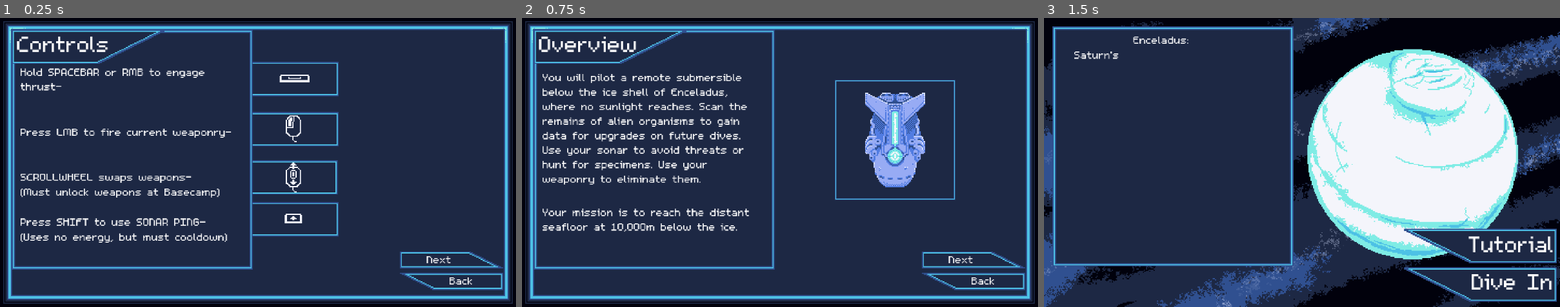
Above: before the commit, frames 1-3 (left to right).
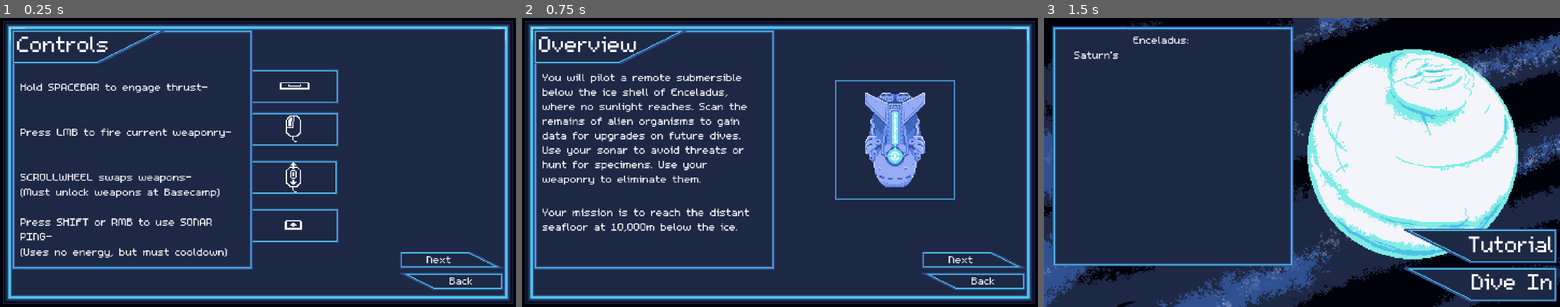
Above: after the commit, the same moments.

Repository: austingwatson/Depths
Game: Godot game, scene res://scenes/tutorial2.tscn
The game is run twice, just before and just after one commit, with the same random seed, the same clock (stepped at 60 frames per second) and the same inputs. This scene is started directly instead of the project's main scene. Sound files missing from this copy of the repository are replaced by a short silence.
Inputs:
- Up to frame 1 (0.25 s): no input
- Up to frame 2 (0.75 s): click "Back" at 0.5 s
- Up to frame 3 (1.5 s): click "Back" at 1.25 s

The runs differ from the first frame. In frame 1, 3.6% of the frame differs, in the area x 4-66%, y 15-84%; in frame 2, nothing differs; in frame 3, nothing differs.

Commit message:
sonar right mouse

Diff:
--- a/project.godot
+++ b/project.godot
@@ -51,12 +51,12 @@
 thrust={
 "deadzone": 0.2,
 "events": [Object(InputEventKey,"resource_local_to_scene":false,"resource_name":"","device":-1,"window_id":0,"alt_press …(191 unchanged characters)…
-, Object(InputEventMouseButton,"resource_local_to_scene":false,"resource_name":"","device":-1,"window_id":0,"alt_pressed":false,"shift_pressed":false,"ctrl_pressed":false,"meta_pressed":false,"button_mask":2,"position":Vector2(384, 9),"global_position":Vector2(393, 57),"factor":1.0,"button_index":2,"canceled":false,"pressed":true,"double_click":false,"script":null)
 ]
 }
 sonar={
 "deadzone": 0.2,
 "events": [Object(InputEventKey,"resource_local_to_scene":false,"resource_name":"","device":-1,"window_id":0,"alt_press …(195 unchanged characters)…
+, Object(InputEventMouseButton,"resource_local_to_scene":false,"resource_name":"","device":-1,"window_id":0,"alt_pressed":false,"shift_pressed":false,"ctrl_pressed":false,"meta_pressed":false,"button_mask":2,"position":Vector2(345, 18),"global_position":Vector2(354, 66),"factor":1.0,"button_index":2,"canceled":false,"pressed":true,"double_click":false,"script":null)
 ]
 }
 shoot={
--- a/scenes/entity/drops/health_orb.tscn
+++ b/scenes/entity/drops/health_orb.tscn
@@ -56,4 +56,10 @@
 texture = ExtResource("2_q5daa")
 texture_scale = 0.03
 
+[node name="Timer" type="Timer" parent="."]
+wait_time = 30.0
+one_shot = true
+autostart = true
+
 [connection signal="area_entered" from="." to="." method="_on_area_entered"]
+[connection signal="timeout" from="Timer" to="." method="_on_timer_timeout"]
--- a/scenes/tutorial2.tscn
+++ b/scenes/tutorial2.tscn
@@ -66,7 +66,7 @@
 centered = false
 
 [node name="ControlPanelTab2" type="Sprite2D" parent="BG"]
-position = Vector2(243, 57)
+position = Vector2(243, 64)
 texture = SubResource("AtlasTexture_ll3yt")
 flip_h = true
 
@@ -81,7 +81,7 @@
 flip_h = true
 
 [node name="ControlPanelTab5" type="Sprite2D" parent="BG"]
-position = Vector2(243, 188)
+position = Vector2(243, 194)
 texture = SubResource("AtlasTexture_ll3yt")
 flip_h = true
 
@@ -95,7 +95,8 @@
 offset_top = 32.0
 offset_right = 215.0
 offset_bottom = 221.0
-text = "Hold SPACEBAR or RMB to engage thrust-
+text = "
+Hold SPACEBAR to engage thrust-
 
 
 Press LMB to fire current weaponry-
@@ -104,7 +105,7 @@
 SCROLLWHEEL swaps weapons-
 (Must unlock weapons at Basecamp)
 
-Press SHIFT to use SONAR PING-
+Press SHIFT or RMB to use SONAR PING-
 (Uses no energy, but must cooldown)
 
 "
@@ -112,7 +113,7 @@
 metadata/_edit_use_anchors_ = true
 
 [node name="Spacebar" type="Sprite2D" parent="BG"]
-position = Vector2(274, 57)
+position = Vector2(274, 64)
 texture = SubResource("AtlasTexture_2ju0u")
 
 [node name="LMB" type="Sprite2D" parent="BG"]
@@ -124,7 +125,7 @@
 texture = SubResource("AtlasTexture_k0yb2")
 
 [node name="Shift" type="Sprite2D" parent="BG"]
-position = Vector2(273, 188)
+position = Vector2(273, 194)
 texture = SubResource("AtlasTexture_cxi7n")
 
 [node name="Uppertext" type="Sprite2D" parent="."]
--- a/scripts/entity/drops/health_orb.gd
+++ b/scripts/entity/drops/health_orb.gd
@@ -10,3 +10,7 @@
 func _on_area_entered(_area: Area2D) -> void:
 	GlobalSignals.on_heal_player(heal)
 	queue_free()
+
+
+func _on_timer_timeout() -> void:
+	queue_free()
